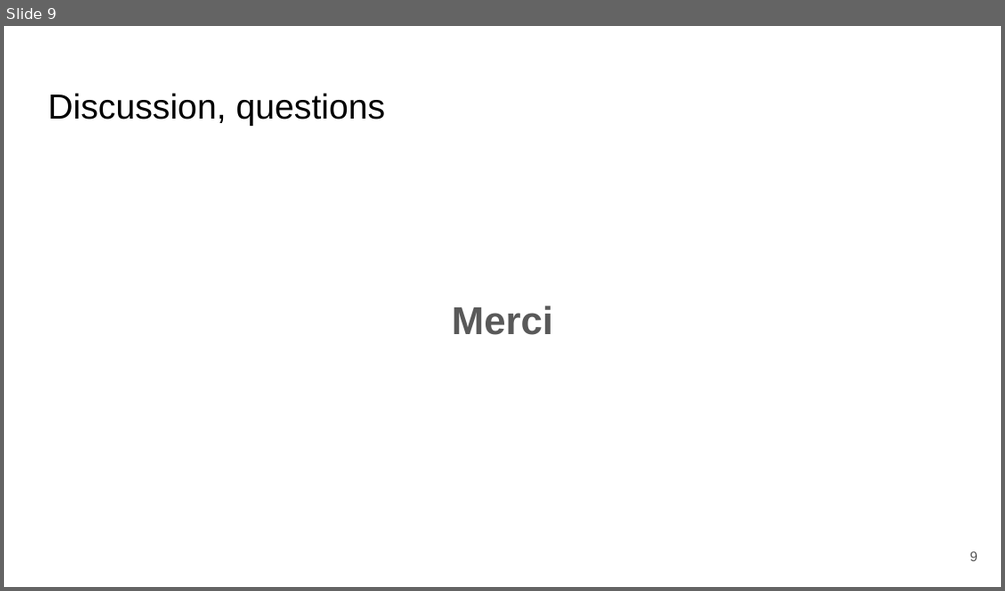
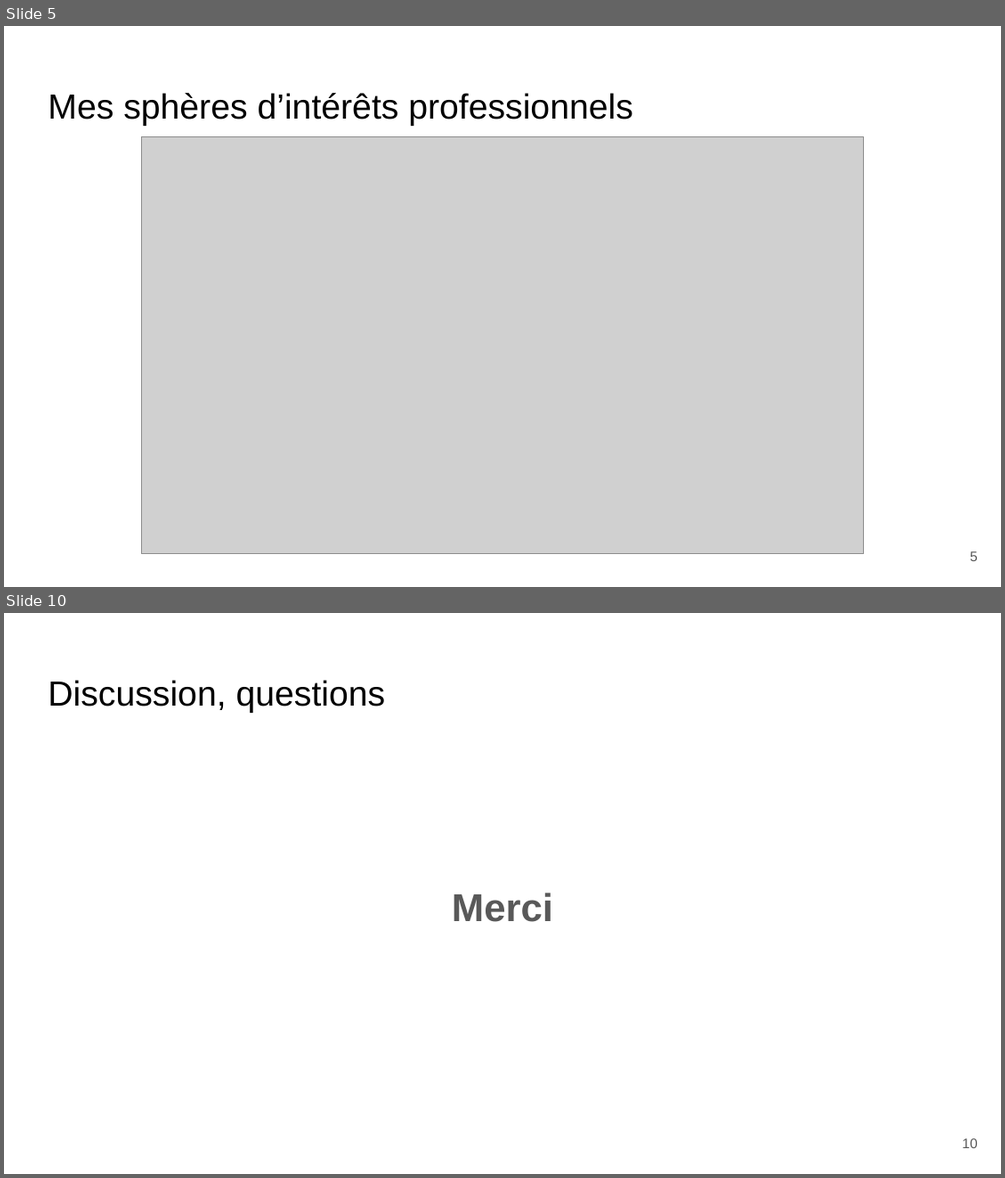
Before and after one commit to vince7lf/vince7lf.github.io, a slide deck: assets/Presentation CV Vincent Le Falher.pptx. Shown one above the other, each under a label of ours: slide 9 before the commit, slides 5 and 10 after it; the slides between them are not shown. The pictures are 1005x591 and 1005x1178 pixels, drawn with LibreOffice and Linux fonts; fonts in the diff are those of the drawing; grey boxes stand for pictures. Boxes give left, top, right and bottom in pixels: in the first picture for what was removed or moved away, otherwise in the second. Text is boxed around its words. In the diff, an @@ line names an element or a change of style, - is before the commit and + after.

```diff
--- a/assets/Presentation CV Vincent Le Falher.pptx
+++ b/assets/Presentation CV Vincent Le Falher.pptx
@@ slide 5 added at (4,26,1001,587), background #FFFFFF @@
@@ title added at (48,93,633,126), 25.2 pt, text #000000 @@
+Mes sphères d’intérêts professionnels
@@ picture added at (142,136,865,553) @@
@@ page number added at (970,551,978,561), 10 pt, text #595959 @@
+5
@@ what was slide 9 is now slide 10 @@
@@ page number at (962,1138,977,1148): text changed @@
-9
+10
```
Also in this commit, not shown: 11 slides changed, 1 other file.
